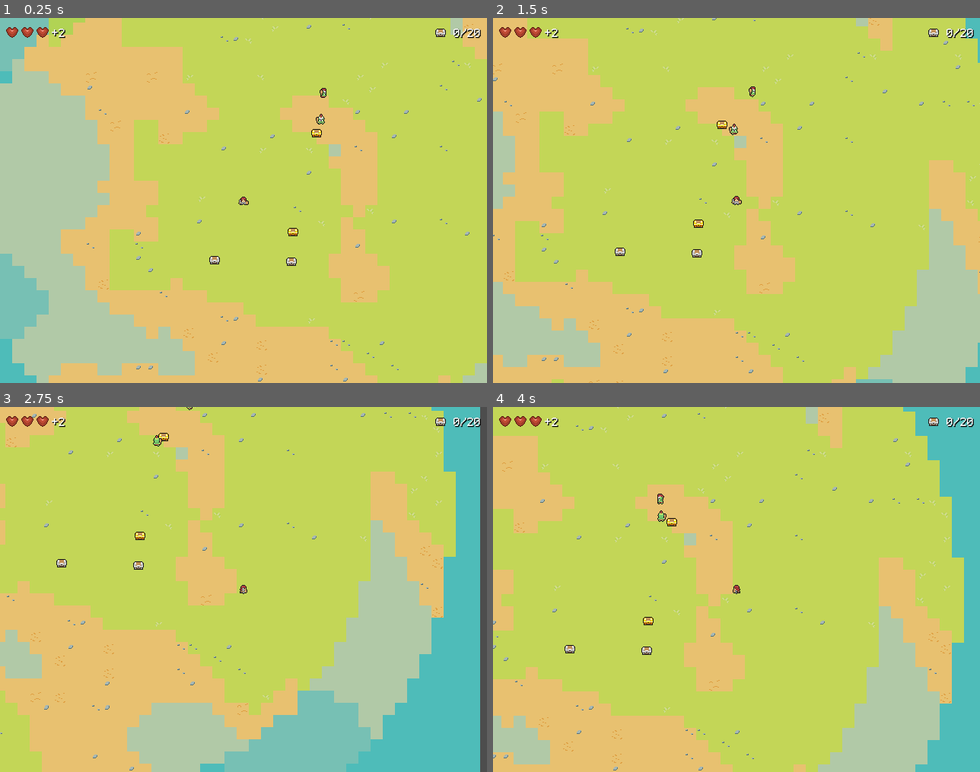
Above: before the commit, frames 1-4 (two rows, left to right).
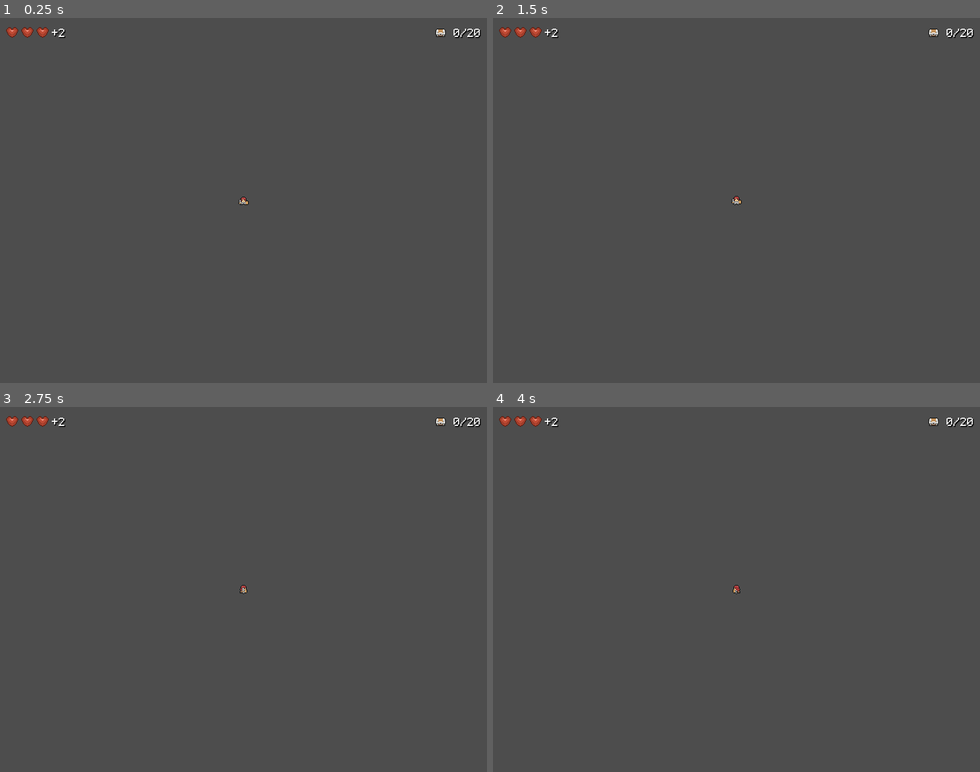
Above: after the commit, the same moments.

Repository: dmitriy-shmilo/GBIC23
Game: Godot game, scene res://main.tscn
The game is run twice, just before and just after one commit, with the same random seed, the same clock (stepped at 60 frames per second) and the same inputs.
Inputs:
- Up to frame 1 (0.25 s): no input
- Up to frame 2 (1.5 s): hold D (move_right) 0.53-1.28 s; tap Space (attack) at 0.6 s; hold S (move_down) from 1.28 s (still down); tap E (interact) at 1.35 s
- Up to frame 3 (2.75 s): release S (move_down) at 2.03 s; hold D (move_right) from 2.03 s (still down); tap Space (attack) at 2.1 s
- Up to frame 4 (4 s): release D (move_right) at 2.78 s; hold W (move_up) 2.78-3.53 s; tap E (interact) at 2.85 s; hold A (move_left) from 3.53 s (still down); tap Space (attack) at 3.6 s

The runs differ from the first frame. In frame 1, 100% of the frame differs, in the area x 0-100%, y 0-100%; in frame 2, 100%; in frame 3, 98%; in frame 4, 100%.
Error after the commit: Parse Error: Preload file "res://map/portal.tscn" does not exist. (res://main.gd:35)

Commit message:
Place trees. Fix some terrain quirks.

Diff:
--- a/main.gd
+++ b/main.gd
@@ -5,9 +5,11 @@
 const MIN_SPAWN_DISTANCE = 8
 
 const TERRAIN_LAND = [
+	2, # Sand
+	2, # Sand
+	1, # Grass
 	0, # Grass Lush
-	1, # Grass
-	2, # Sand
+	0, # Grass Lush
 ]
 
 const TERRAIN_WATER = [
@@ -17,25 +19,36 @@
 	5, # Deep Water
 ]
 
+const TREES = [
+	Vector2i(0, 0),
+	Vector2i(1, 0),
+	Vector2i(2, 0),
+	Vector2i(3, 0),
+]
+
 const CHEST_NORMAL = preload("res://items/chest_normal.tres")
 const CHEST_RARE = preload("res://items/chest_rare.tres")
+
 const PICKUP_SCENE = preload("res://map/pickup.tscn")
 const PLAYER_SCENE = preload("res://player/player.tscn")
 const ENEMY_SCENE = preload("res://enemy/enemy.tscn")
+const PORTAL_SCENE = preload("res://map/portal.tscn")
 
 @onready var _pause: PauseGui = $"GUI/Pause"
 @onready var _tilemap = $"TileMap"
-@onready var _objects = $"Objects"
-@onready var _player = $"Objects/Player"
+@onready var _objects = $"%Objects"
+@onready var _player = $"%Objects/Player"
 
 var _moisture = FastNoiseLite.new()
 var _altitude = FastNoiseLite.new()
+var _vegetation = FastNoiseLite.new()
 var _enemies = FastNoiseLite.new()
-var _radius = 32
+var _radius = 96
 
 func _ready() -> void:
 	_moisture.seed = randi()
 	_altitude.seed = randi()
+	_vegetation.seed = randi()
 	_enemies.seed = randi()
 	_moisture.frequency *= 4
 	_altitude.frequency *= 4
@@ -51,8 +64,11 @@
 
 func _place_player() -> void:
 	# TODO: spawn randomly off-center
-	_player.global_position = Vector2(0, 0)
-	pass
+	var position = Vector2.ZERO
+	_player.global_position = position + Vector2.DOWN
+	var portal = PORTAL_SCENE.instantiate() as Portal
+	portal.global_position = position
+	_objects.add_child(portal)
 
 
 func _is_land(x, y) -> bool:
@@ -92,11 +108,17 @@
 
 
 func _place_chest(x, y, is_rare) -> void:
+	var pos = Vector2(x, y)
 	var chest = PICKUP_SCENE.instantiate() as Pickup
 	chest.item = CHEST_NORMAL if is_rare else CHEST_RARE
-	chest.global_position = Vector2(x, y) * TILE_SIZE
+	chest.global_position = pos * (0.5 + TILE_SIZE)
+	_tilemap.erase_cell(1, pos)
+	for cx in range(-2, 2):
+		for cy in range(-2, 2):
+			if randi() % 2 > 0:
+				_tilemap.erase_cell(1, pos + Vector2(cx, cy))
 	_objects.add_child(chest)
-	_place_guards(Vector2(x, y))
+	_place_guards(pos)
 
 
 func _place_guards(center: Vector2i) -> void:
@@ -137,10 +159,15 @@
 				altitude_mod = -2.0
 
 			var altitude = clampf(_altitude.get_noise_2d(x / 4.0, y / 4.0) * 2 + altitude_mod, -1.0, 1.0)
-			var moisture = round((_moisture.get_noise_2d(x / 4.0, y / 4.0) + 1.0) / 2.0 * 2.0)
+			var moisture = (_moisture.get_noise_2d(x / 2.0, y / 2.0) + 1.0) / 2.0 * 5.0 # [0 - 5.0]
+
 
 			if altitude > 0:
-				_tilemap.set_cells_terrain_connect(0, [Vector2i(x, y)], 0, TERRAIN_LAND[moisture])
+				_tilemap.set_cells_terrain_connect(0, [Vector2i(x, y)], 0, TERRAIN_LAND[round(moisture)])
+				if moisture > 1.5 and rsq > 4.0:
+					var vegetation = _vegetation.get_noise_2d(x * 4.0, y * 4.0)
+					if vegetation > 0.4 / moisture:
+						_tilemap.set_cell(1, Vector2i(x, y), 0, TREES.pick_random())
 			else:
 				altitude = 3 - int(round((altitude + 1.0) * 3.0))
 				_tilemap.set_cells_terrain_connect(0, [Vector2i(x, y)], 0, TERRAIN_WATER[altitude])
--- a/main.tscn
+++ b/main.tscn
@@ -1,45 +1,41 @@
-[gd_scene load_steps=9 format=3 uid="uid://b7j8u2vq5ha67"]
+[gd_scene load_steps=6 format=3 uid="uid://b7j8u2vq5ha67"]
 
 [ext_resource type="Script" path="res://main.gd" id="1_t5h54"]
 [ext_resource type="TileSet" uid="uid://cpam5jme5qfxi" path="res://map/tileset.tres" id="2_nl6uh"]
 [ext_resource type="PackedScene" uid="uid://btailb80t6j47" path="res://player/player.tscn" id="3_y7d5t"]
 [ext_resource type="PackedScene" uid="uid://bttlpvtcf3hnx" path="res://gui/pause.tscn" id="4_3g7bp"]
-[ext_resource type="PackedScene" uid="uid://cx6pihteqs2dx" path="res://map/pickup.tscn" id="5_3jfs2"]
 [ext_resource type="PackedScene" uid="uid://dcsij2ymvcr1x" path="res://gui/hud.tscn" id="5_q1vmy"]
-[ext_resource type="Resource" uid="uid://xqlubc3spyso" path="res://items/chest_rare.tres" id="7_grthw"]
-[ext_resource type="Resource" uid="uid://dqwnqahncd31d" path="res://items/chest_normal.tres" id="8_fcahy"]
 
 [node name="Main" type="Node2D"]
+y_sort_enabled = true
 script = ExtResource("1_t5h54")
 
 [node name="TileMap" type="TileMap" parent="."]
+y_sort_enabled = true
 tile_set = ExtResource("2_nl6uh")
 format = 2
+layer_0/z_index = -1
+layer_1/name = ""
+layer_1/enabled = true
+layer_1/modulate = Color(1, 1, 1, 1)
+layer_1/y_sort_enabled = true
+layer_1/y_sort_origin = 0
+layer_1/z_index = 0
+layer_1/tile_data = PackedInt32Array()
+
+[node name="Objects" type="Node2D" parent="TileMap"]
+unique_name_in_owner = true
+y_sort_enabled = true
+
+[node name="Player" parent="TileMap/Objects" instance=ExtResource("3_y7d5t")]
 
 [node name="GUI" type="CanvasLayer" parent="."]
 
 [node name="HUD" parent="GUI" node_paths=PackedStringArray("vitals", "inventory") instance=ExtResource("5_q1vmy")]
-vitals = NodePath("../../Objects/Player/VitalsComponent")
-inventory = NodePath("../../Objects/Player/InventoryComponent")
+vitals = NodePath("../../TileMap/Objects/Player/VitalsComponent")
+inventory = NodePath("../../TileMap/Objects/Player/InventoryComponent")
 
 [node name="Pause" parent="GUI" node_paths=PackedStringArray("inventory") instance=ExtResource("4_3g7bp")]
-inventory = NodePath("../../Objects/Player/InventoryComponent")
+inventory = NodePath("../../TileMap/Objects/Player/InventoryComponent")
 
-[node name="Objects" type="Node2D" parent="."]
-y_sort_enabled = true
-
-[node name="Player" parent="Objects" instance=ExtResource("3_y7d5t")]
-
-[node name="Pickup" parent="Objects" instance=ExtResource("5_3jfs2")]
-position = Vector2(65, 34)
-item = ExtResource("7_grthw")
-
-[node name="Pickup2" parent="Objects" instance=ExtResource("5_3jfs2")]
-position = Vector2(-38, 71)
-item = ExtResource("8_fcahy")
-
-[node name="Pickup3" parent="Objects" instance=ExtResource("5_3jfs2")]
-position = Vector2(63, 73)
-item = ExtResource("8_fcahy")
-
-[editable path="Objects/Player"]
+[editable path="TileMap/Objects/Player"]
--- a/map/tileset.tres
+++ b/map/tileset.tres
@@ -1,6 +1,18 @@
-[gd_resource type="TileSet" load_steps=3 format=3 uid="uid://cpam5jme5qfxi"]
+[gd_resource type="TileSet" load_steps=5 format=3 uid="uid://cpam5jme5qfxi"]
 
 [ext_resource type="Texture2D" uid="uid://ywhkccg72uyq" path="res://assets/img/terrain.png" id="1_b1fel"]
+[ext_resource type="Texture2D" uid="uid://qwc5s81glkpm" path="res://assets/img/clutter.png" id="1_oaevo"]
+
+[sub_resource type="TileSetAtlasSource" id="TileSetAtlasSource_ibc4y"]
+texture = ExtResource("1_oaevo")
+0:0/0 = 0
+0:0/0/y_sort_origin = 7
+1:0/0 = 0
+1:0/0/y_sort_origin = 7
+2:0/0 = 0
+2:0/0/y_sort_origin = 7
+3:0/0 = 0
+3:0/0/y_sort_origin = 7
 
 [sub_resource type="TileSetAtlasSource" id="TileSetAtlasSource_02pu7"]
 texture = ExtResource("1_b1fel")
@@ -11,6 +23,7 @@
 16:0/0 = 0
 16:0/0/terrain_set = 0
 16:0/0/terrain = 2
+16:0/0/probability = 0.7
 16:1/0 = 0
 16:1/0/terrain_set = 0
 16:1/0/terrain = 2
@@ -74,6 +87,14 @@
 1:10/0/terrain_set = 0
 1:10/0/terrain = 5
 1:10/0/custom_data_0 = 3
+16:2/0 = 0
+16:2/0/terrain_set = 0
+16:2/0/terrain = 2
+16:2/0/probability = 0.3
+17:2/0 = 0
+17:2/0/terrain_set = 0
+17:2/0/terrain = 2
+17:2/0/probability = 0.3
 
 [resource]
 terrain_set_0/mode = 1
@@ -92,3 +113,4 @@
 custom_data_layer_0/name = "depth"
 custom_data_layer_0/type = 2
 sources/1 = SubResource("TileSetAtlasSource_02pu7")
+sources/0 = SubResource("TileSetAtlasSource_ibc4y")
Binary file added: assets/img/clutter.aseprite
Binary file added: assets/img/clutter.png
Not shown, added: assets/img/clutter.png.import
Binary file changed: assets/img/terrain.png
